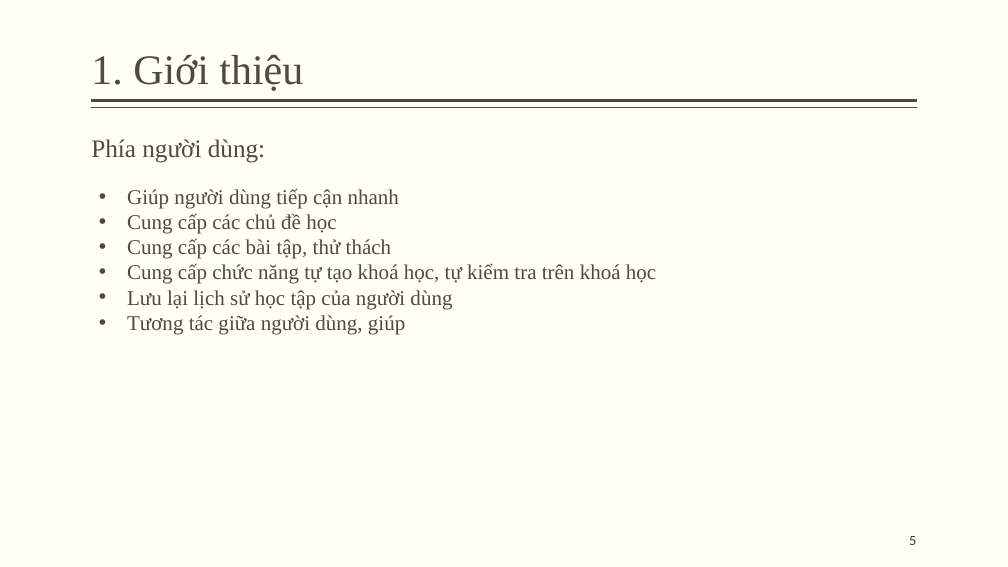
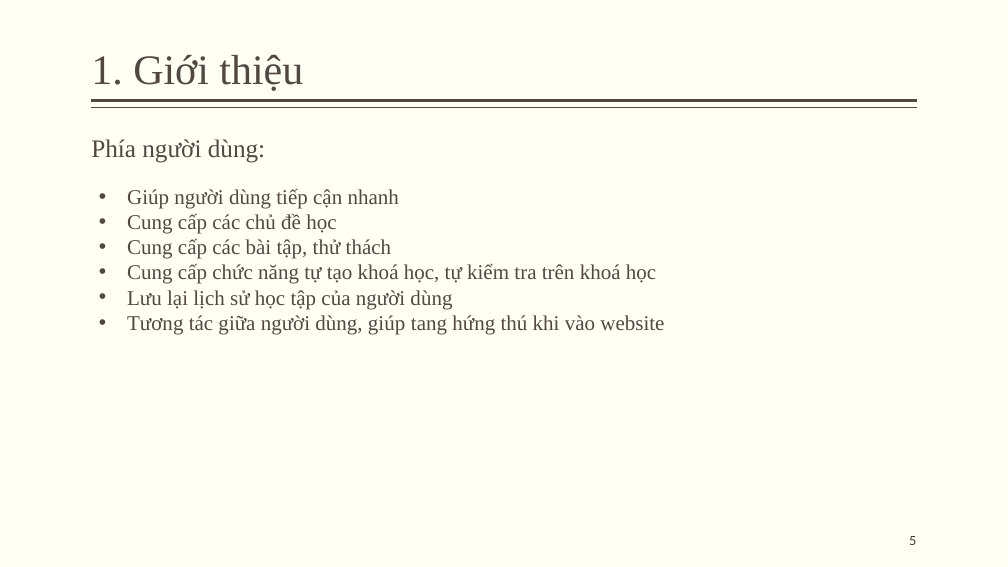
Before and after one commit to vanlam0145/website-learn-jp, a slide deck: slide 5 of Website-jp-pp.pptx. Drawn at 1008x567 pixels with LibreOffice and Linux fonts; fonts in the diff are those of the drawing. Boxes give left, top, right and bottom in pixels: in the first picture for what was removed or moved away, otherwise in the second. Text is boxed around its words. In the diff, an @@ line names an element or a change of style, - is before the commit and + after.

Commit message:
fix file pp

```diff
--- a/Website-jp-pp.pptx
+++ b/Website-jp-pp.pptx
@@ text at (127, 315, 664, 335): text changed @@
-• Tương tác giữa người dùng, giúp
+• Tương tác giữa người dùng, giúp tang hứng thú khi vào website
```
Also in this commit, not shown: 1 other slide changed.
